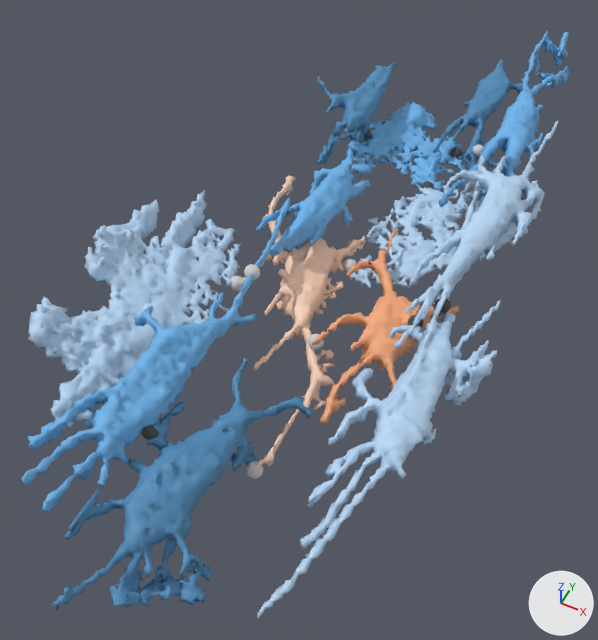
One commit to the glTF model preliminary/groups/sample_3_1_group_1.glb: the scene before it, then after it.
One viewpoint serves both versions: a camera (50 mm lens) standing at (161.5, 78.2, 96.7) and looking at (121.8, 157.7, -2.6). The lights are fixed; the arrows at lower right show +X, +Y and +Z. The older version comes first. Where no turn or scale is listed for an object, it has been applied to the vertices.

The first picture shows 'osteocyte_10_elongated', 'osteocyte_12_elongated', 'osteocyte_13_elongated', 'osteocyte_14_elongated', 'osteocyte_17_elongated', 'osteocyte_27_elongated', 'osteocyte_2_round', 'osteocyte_3_elongated', 'osteocyte_5_elongated', 'osteocyte_6_round', 'osteocyte_7_elongated', 'osteocyte_8_elongated' and 13 more.
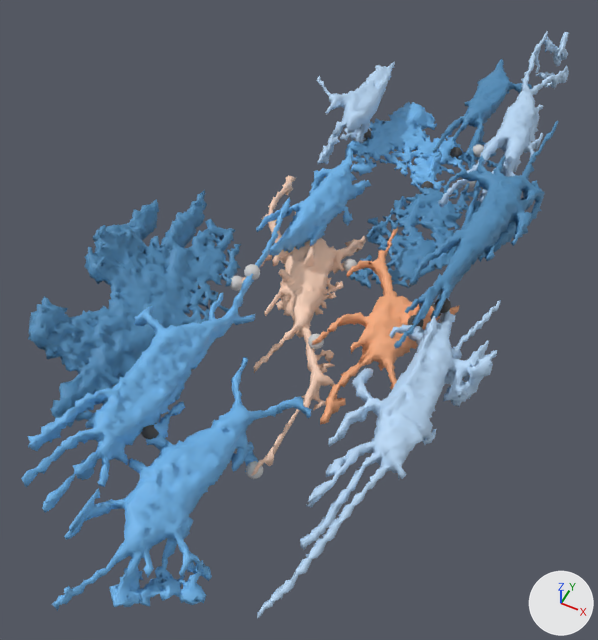
Boxes (x1, y1, x2, y2) around the edits, measured in the pictures (598 x 640 px):
'osteocyte_14_elongated', recoloured (darker)
    both: (28, 190, 241, 427)
'osteocyte_10_elongated', recoloured (lighter)
    both: (52, 357, 311, 611)
'osteocyte_13_elongated', recoloured (darker)
    both: (349, 121, 558, 348)
'osteocyte_7_elongated', recoloured
    both: (439, 31, 569, 208)
'osteocyte_17_elongated', recoloured (lighter)
    both: (317, 62, 395, 164)

Patch to the scene script:
```diff
--- a/preliminary/groups/sample_3_1_group_1.glb.py
+++ b/preliminary/groups/sample_3_1_group_1.glb.py
@@ me_osteocyte_14_elongated @@
 me_osteocyte_14_elongated.from_pydata(...)  # 2883 vertices, 6121 faces; spans x 95.0..116.3, y 118.9..164.4, z 4.2..18.1
-me_osteocyte_14_elongated.materials.append(mat_material_2)  # blue #bbdaf6
+me_osteocyte_14_elongated.materials.append(mat_material_3)  # blue #538fbb
@@ me_osteocyte_17_elongated @@
 me_osteocyte_17_elongated.from_pydata(...)  # 944 vertices, 1969 faces; spans x 105.6..115.8, y 184.2..216.3, z 2.0..15.2
-me_osteocyte_17_elongated.materials.append(mat_material_3)  # blue #538fbb
+me_osteocyte_17_elongated.materials.append(mat_material_2)  # blue #bbdaf6
@@ me_osteocyte_7_elongated @@
 me_osteocyte_7_elongated.from_pydata(...)  # 1765 vertices, 3614 faces; spans x 133.5..146.0, y 187.1..246.3, z -0.3..8.5
-me_osteocyte_7_elongated.materials.append(mat_material_0)  # blue #71b7ec
+me_osteocyte_7_elongated.materials.append(mat_material_2)  # blue #bbdaf6
@@ me_osteocyte_13_elongated @@
 me_osteocyte_13_elongated.from_pydata(...)  # 3058 vertices, 6431 faces; spans x 123.6..150.0, y 149.6..215.0, z -0.4..11.8
-me_osteocyte_13_elongated.materials.append(mat_material_2)  # blue #bbdaf6
+me_osteocyte_13_elongated.materials.append(mat_material_3)  # blue #538fbb
@@ me_osteocyte_10_elongated @@
 me_osteocyte_10_elongated.from_pydata(...)  # 1477 vertices, 3062 faces; spans x 118.2..133.6, y 99.0..140.4, z -0.3..12.8
-me_osteocyte_10_elongated.materials.append(mat_material_3)  # blue #538fbb
+me_osteocyte_10_elongated.materials.append(mat_material_0)  # blue #71b7ec
```
